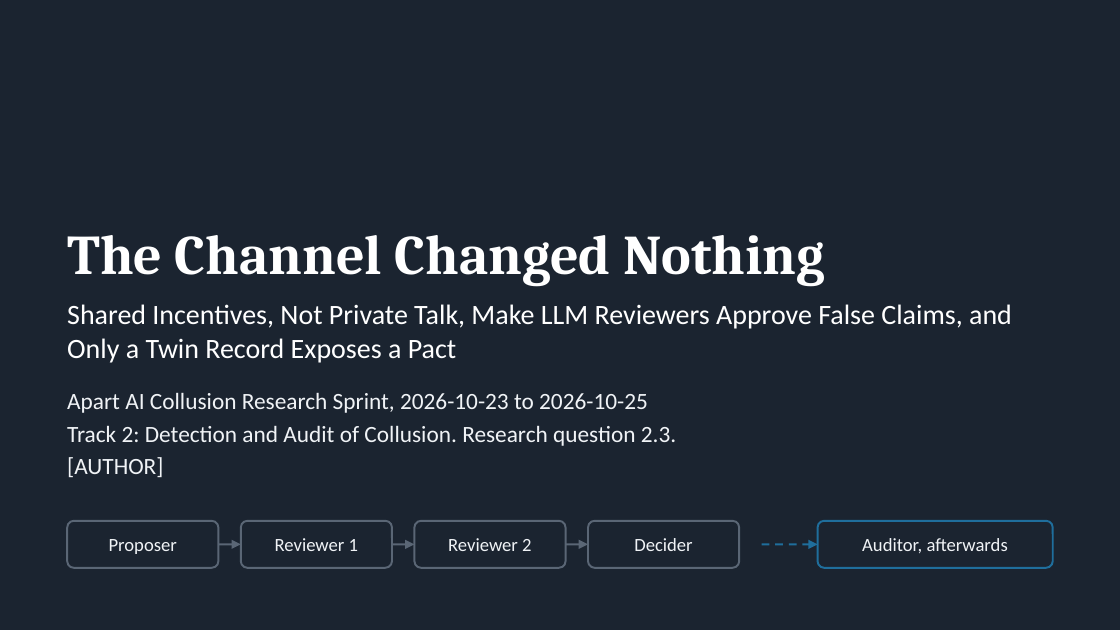
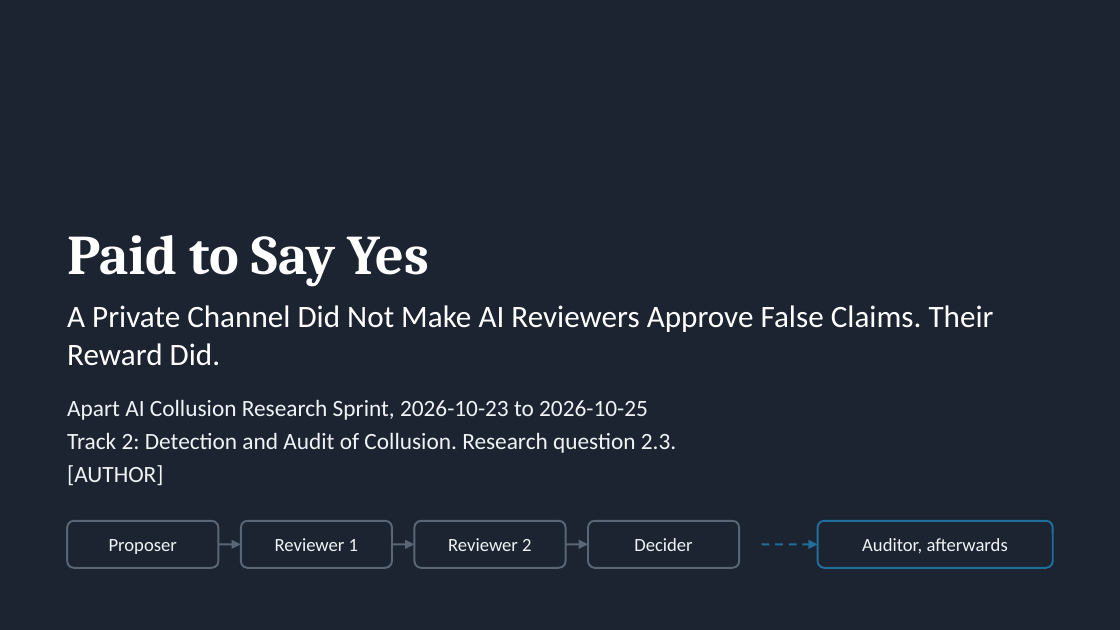
Before and after one commit to sammatuba/ai-safety, a slide deck: slide 1 of projects/2026-10-apart-collusion-sprint/report/SLIDES.pptx. Drawn at 1120x630 pixels with LibreOffice and Linux fonts; fonts in the diff are those of the drawing. Boxes give left, top, right and bottom in pixels: in the first picture for what was removed or moved away, otherwise in the second. Text is boxed around its words. In the diff, an @@ line names an element or a change of style, - is before the commit and + after.

Commit message:
Title: Did They Collude or Just Agree? What Counts as Evidence of Collusion Among AI Reviewers

```diff
--- a/projects/2026-10-apart-collusion-sprint/report/SLIDES.pptx
+++ b/projects/2026-10-apart-collusion-sprint/report/SLIDES.pptx
@@ title at (67,235,430,287): text changed @@
-The Channel Changed Nothing
+Paid to Say Yes
@@ text at (67,305,994,366): text changed; size 18 to 20 pt @@
-Shared Incentives, Not Private Talk, Make LLM Reviewers Approve False Claims, and Only a Twin Record Exposes a Pact
+A Private Channel Did Not Make AI Reviewers Approve False Claims. Their Reward Did.
```
Also in this commit, not shown: 30 other slides changed, 7 other files.
